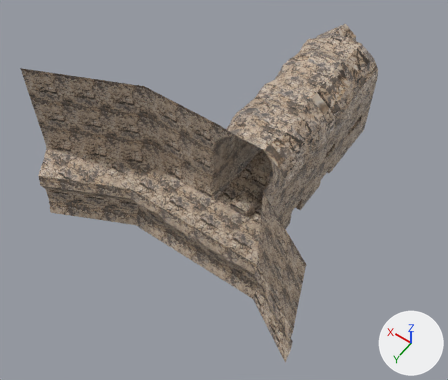
Before and after pictures for a commit that changed the FBX model Assets/models/maps/e1m2.fbx.
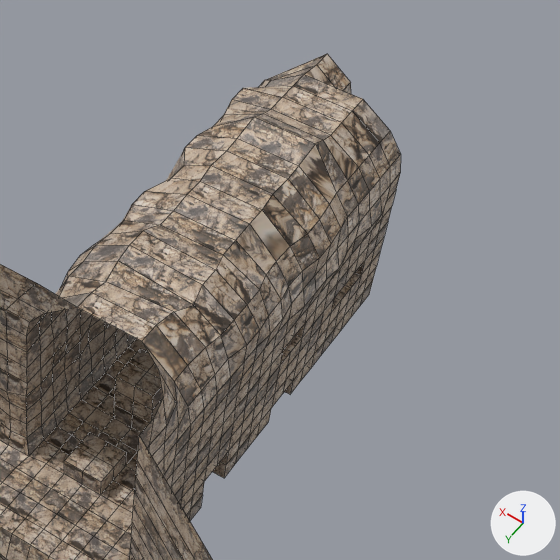
Old and new are each drawn whole from a camera (50 mm lens) standing at (-0.591, 0.585, 1.032) and looking at (-0.107, -0.093, -0.033) and again close up on the part from 45% to 100% of the width and 0% to 65% of the height. Lighting does not change. The marker at lower right points along +X, +Y and +Z. The close-ups show mesh edges as thin lines. Objects named as collision shapes, trigger or cutter boxes, shadow casters or lower levels of detail are left out. Where no turn or scale is listed for an object, it has been applied to the vertices. Vertices at the same position are counted once.

The older version as bpy lines, for what is in view:
```python
me_e1m2 = bpy.data.meshes.new('e1m2')
me_e1m2.from_pydata(...)  # 1127 vertices, 1089 faces; spans x -0.409..0.267, y -0.44..0.134, z -0.125..0.24
me_e1m2.materials.append(mat_material__rocks1_png)  # picture img_rocks1_png
ob_e1m2 = bpy.data.objects.new('e1m2', me_e1m2)
ob_e1m2.location = (0.0, 0.0, 0.0)
```
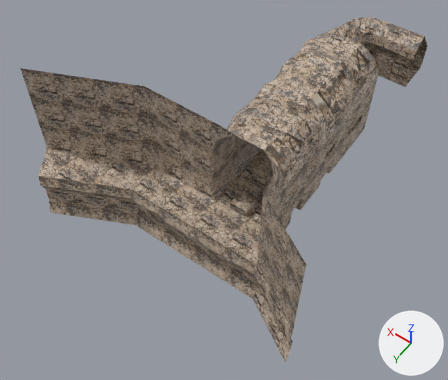
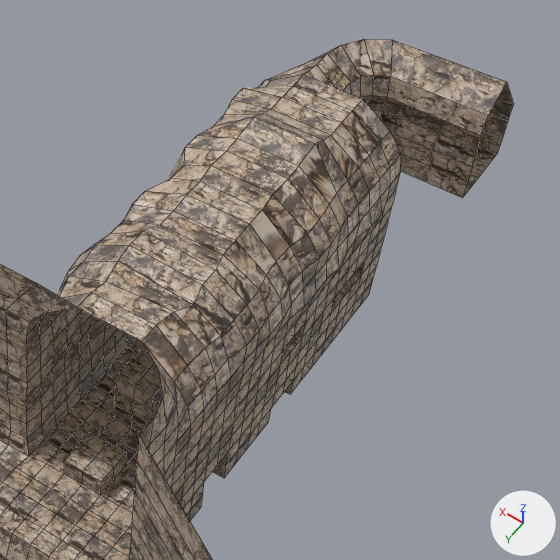
Changed parts and their boxes [x1, y1, x2, y2] in the close-ups (560 x 560 px):
'e1m2', reshaped: before [0, 54, 401, 560]; after [0, 39, 514, 560]
part 1 of me_e1m2, added (brown): after [317, 39, 514, 198]

The change in detail:
me_e1m2 is used by ob_e1m2; location (0.0, 0.0, 0.0).
me_e1m2 had 1127 vertices, 1089 faces and spanned x -0.409..0.267, y -0.44..0.134, z -0.125..0.24.
me_e1m2 now has 1183 vertices, 1145 faces and spans x -0.409..0.267, y -0.55..0.134, z -0.125..0.24.
Part 1, on me_e1m2:
46 vertices are added at x -0.324..-0.126, y -0.55..-0.452, z 0.1..0.22.
5 new vertices lie (-0.004, -0.013, 0.0) away from vertices in x -0.201..-0.2, y -0.44, z 0.1..0.2.
5 new vertices lie (-0.008, -0.009, 0.0) away from vertices in x -0.205..-0.204, y -0.453, z 0.1..0.2.
56 new faces join them.
